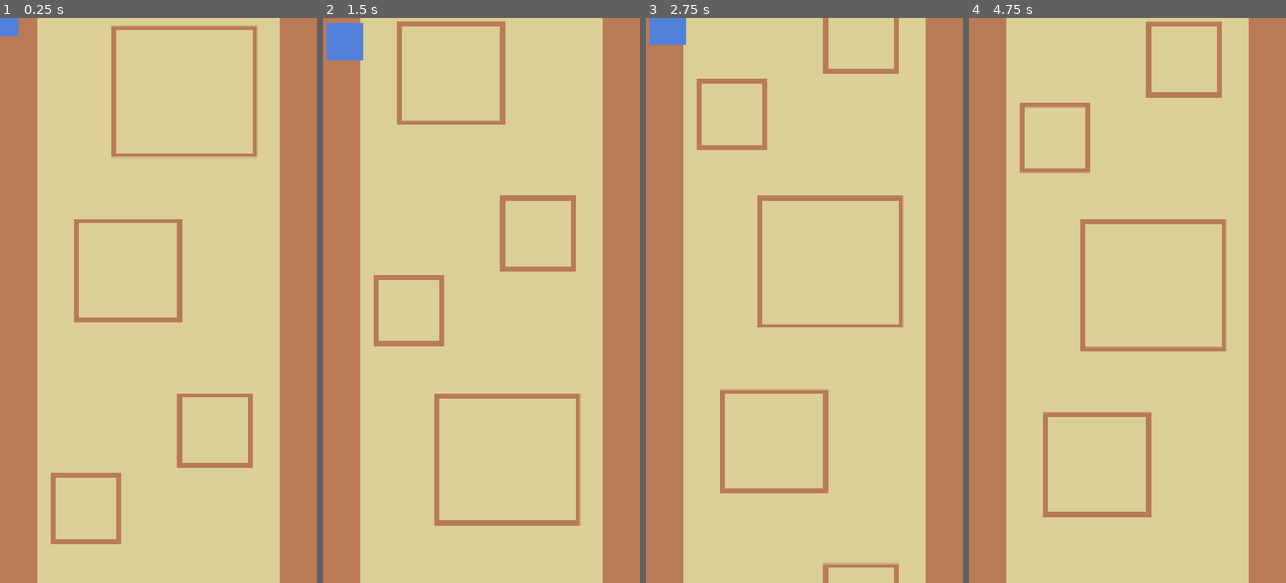
Above: before the commit, frames 1-4 (left to right).
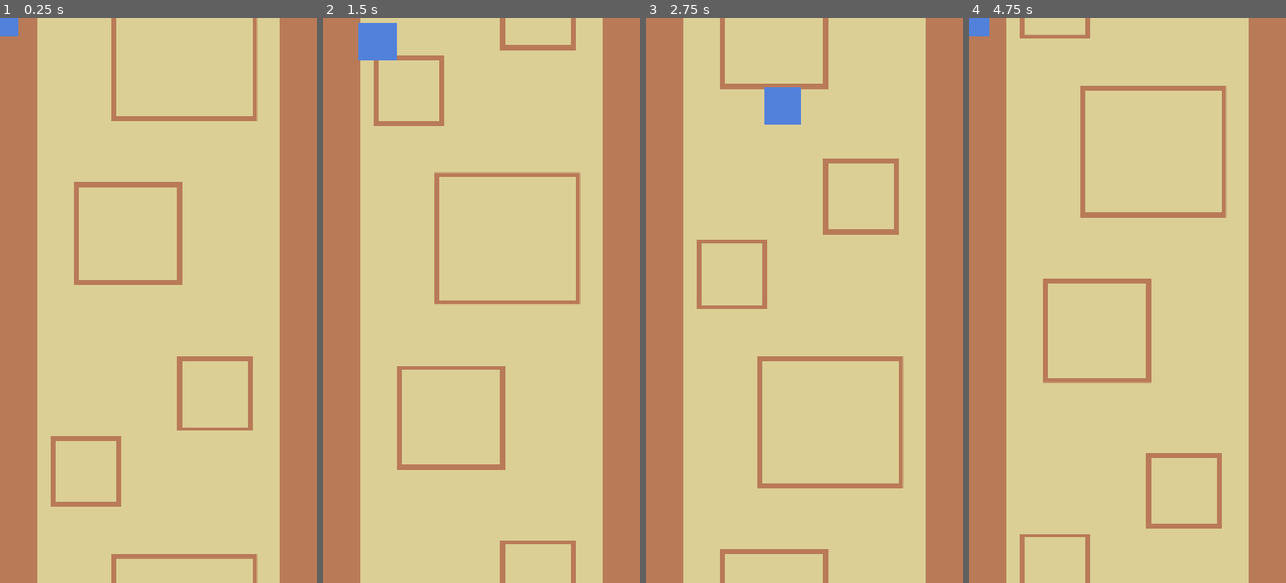
Above: after the commit, the same moments.

Repository: cormacoshaughnessey-maker/PanthersArcade
Game: Godot game, scene res://Scenes/game.tscn
Two runs of this game, one before a commit and one after it. Both use one fixed random seed, a clock stepped at 60 frames per second and the inputs below.
Inputs:
- Up to frame 1 (0.25 s): no input
- Up to frame 2 (1.5 s): hold Right (right) 0.53-1.28 s; hold Space (rewind) 0.53-1.28 s; hold Down (down) from 1.28 s (still down); tap Space (rewind) at 1.35 s
- Up to frame 3 (2.75 s): release Down (down) at 2.03 s; hold Right (right) from 2.03 s (still down); hold Space (rewind) from 2.03 s (still down)
- Up to frame 4 (4.75 s): release Right (right) at 2.78 s; release Space (rewind) at 2.78 s; hold Up (up) 2.78-3.53 s; tap Space (rewind) at 2.85, 4.35 s; hold Space (rewind) 3.53-4.28 s; hold Left (left) from 3.53 s (still down)

The runs differ from the first frame. In frame 1, 5.3% of the frame differs, in the area x 16-82%, y 0-100%; in frame 2, 9.0%, in the area x 1-82%, y 0-100%; in frame 3, 8.7%; in frame 4, 8.0%.

Commit message:
Configure Settings
Configured some settings, including doubling the rewind speed and slowing the background

Diff:
--- a/panthers-arcade-game/Scenes/background.tscn
+++ b/panthers-arcade-game/Scenes/background.tscn
@@ -8,7 +8,7 @@
 scroll_scale = Vector2(0, 1)
 scroll_offset = Vector2(540, 0)
 repeat_size = Vector2(0, 1920)
-autoscroll = Vector2(0, 1000)
+autoscroll = Vector2(0, 500)
 repeat_times = 2
 ignore_camera_scroll = true
 screen_offset = Vector2(0, 1920)
--- a/panthers-arcade-game/Scenes/player.tscn
+++ b/panthers-arcade-game/Scenes/player.tscn
@@ -18,7 +18,7 @@
 shape = SubResource("RectangleShape2D_v0iea")
 
 [node name="RewindCooldownTimer" type="Timer" parent="." unique_id=187326897]
-wait_time = 0.5
+wait_time = 1.5
 one_shot = true
 
 [connection signal="timeout" from="RewindCooldownTimer" to="." method="_finish_rewind_cooldown"]
--- a/panthers-arcade-game/Scripts/player.gd
+++ b/panthers-arcade-game/Scripts/player.gd
@@ -28,6 +28,7 @@
 		start_rewind_cooldown()
 	elif not rewind_on_cooldown and Input.is_action_pressed("rewind"):
 		rewind()
+		rewind()
 	if not rewinding:
 		movement_inputs(delta)
 
@@ -36,7 +37,7 @@
  # INFO: Function that saves data to the rewind_data array
 func save_rewind_data(_delta: float) -> void:
 	if not rewinding:
-		rewind_data["position"].append(position)
+		rewind_data["position"].append(global_position)
 		if rewind_data["position"].size() > max_rewind_length:
 			rewind_data["position"].pop_front()
 	#print(rewind_data)
@@ -45,12 +46,13 @@
 
  # INFO: Function which moves the player 1 position back along the rewind_data array
 func rewind() -> void:
-	if rewind_data["position"].size() > 0:
-		rewinding = true
-		position = rewind_data["position"].pop_back()
-		attack_positions.append(position)
-	else:
-		start_rewind_cooldown()
+	if not rewind_on_cooldown:
+		if rewind_data["position"].size() > 0:
+			rewinding = true
+			global_position = rewind_data["position"].pop_back()
+			attack_positions.append(global_position)
+		else:
+			start_rewind_cooldown()
 
 
  # INFO: Function which spawns all the attacks from rewinding, then clears the attack_positions array
@@ -64,7 +66,6 @@
 func spawn_attack(attack_position:Vector2, _size := 1.0) -> void:
 	var attack_var = attack_scene.instantiate()
 	attack_var.global_position = attack_position
-	#attack_var.size = size
 	player_attacks.call_deferred("add_child", attack_var)
 
 
@@ -84,7 +85,7 @@
 
 #region Movement
  # INFO: Function for left, right, up, and down movement
-func movement_inputs(delta: float) -> void:
+func movement_inputs(_delta: float) -> void:
 	var movement_vector = Input.get_vector("left", "right", "up", "down").normalized()
 	velocity = movement_vector * speed
 	move_and_slide()
--- a/panthers-arcade-game/Scripts/rewind_attack.gd
+++ b/panthers-arcade-game/Scripts/rewind_attack.gd
@@ -9,6 +9,7 @@
 func _enter_tree() -> void:
 	hitbox = $CollisionShape2D
 	hitbox.disabled = false
+	self.add_to_group("player_attacks")
 	await get_tree().create_timer(0.1).timeout
 	hitbox.disabled = true
 	await get_tree().create_timer(0.4).timeout
